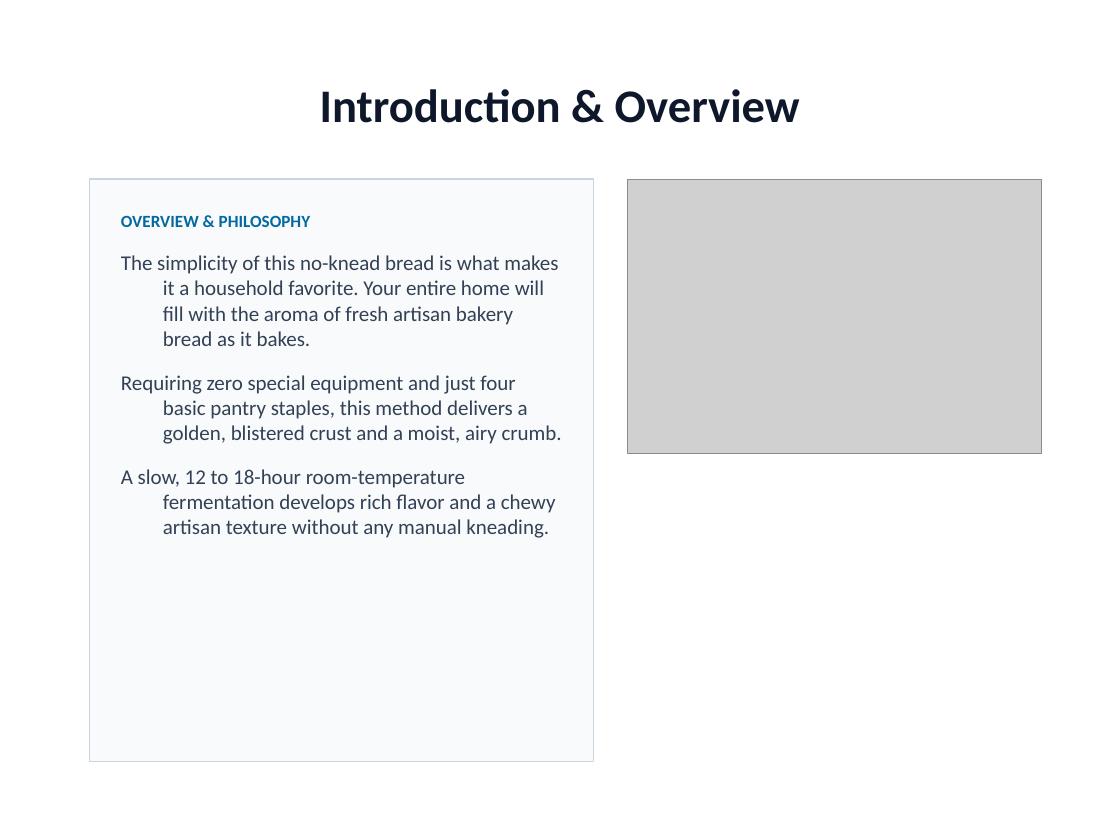
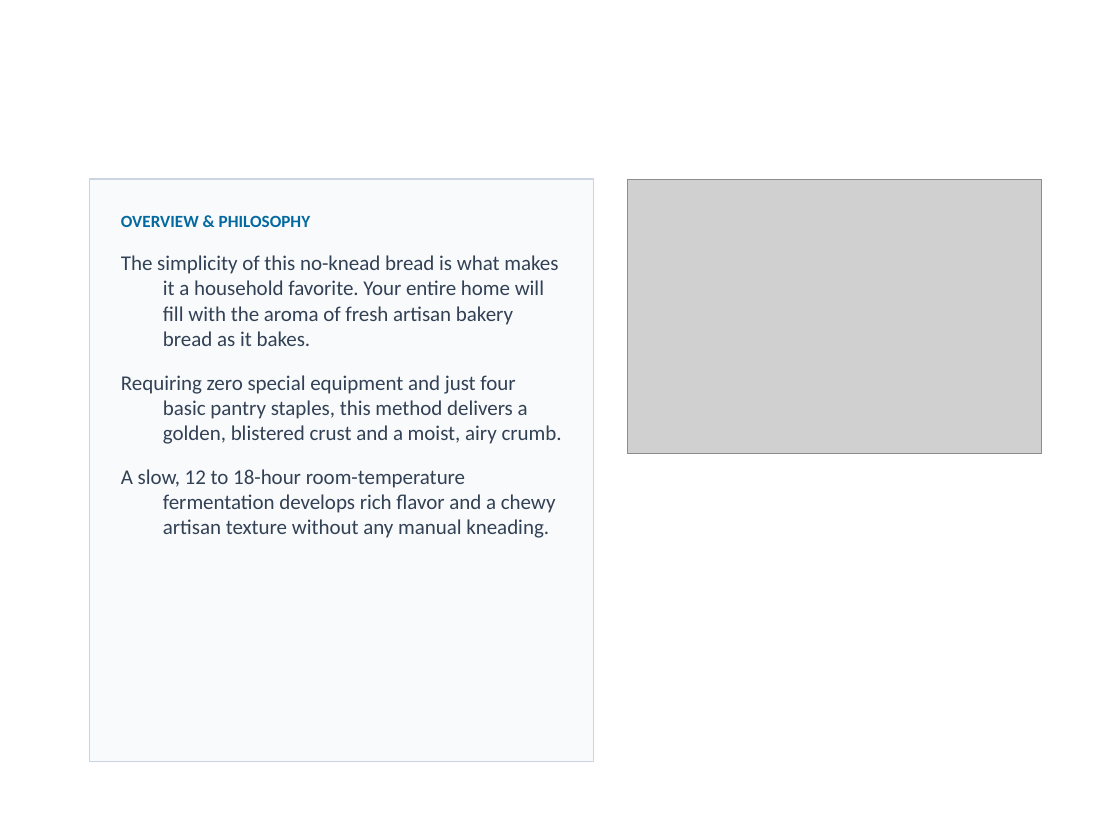
Before and after one commit to ThirstyHead/pptx-a11y, a slide deck: slide 2 of examples/No Knead Bread-test.pptx. Drawn at 1120x840 pixels with LibreOffice and Linux fonts; fonts in the diff are those of the drawing; grey boxes stand for pictures. Boxes give left, top, right and bottom in pixels: in the first picture for what was removed or moved away, otherwise in the second. Text is boxed around its words. In the diff, an @@ line names an element or a change of style, - is before the commit and + after.

```diff
--- a/examples/No Knead Bread-test.pptx
+++ b/examples/No Knead Bread-test.pptx
@@ title removed at (x1=320, y1=89, x2=800, y2=123) @@
-Introduction & Overview
```
Also in this commit, not shown: 3 other slides changed, 5 other files.
